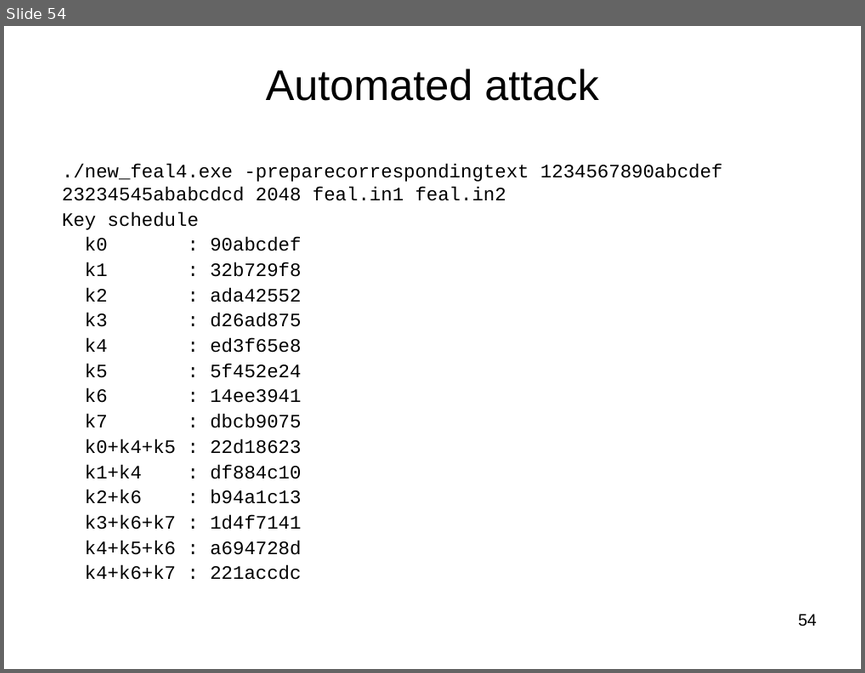
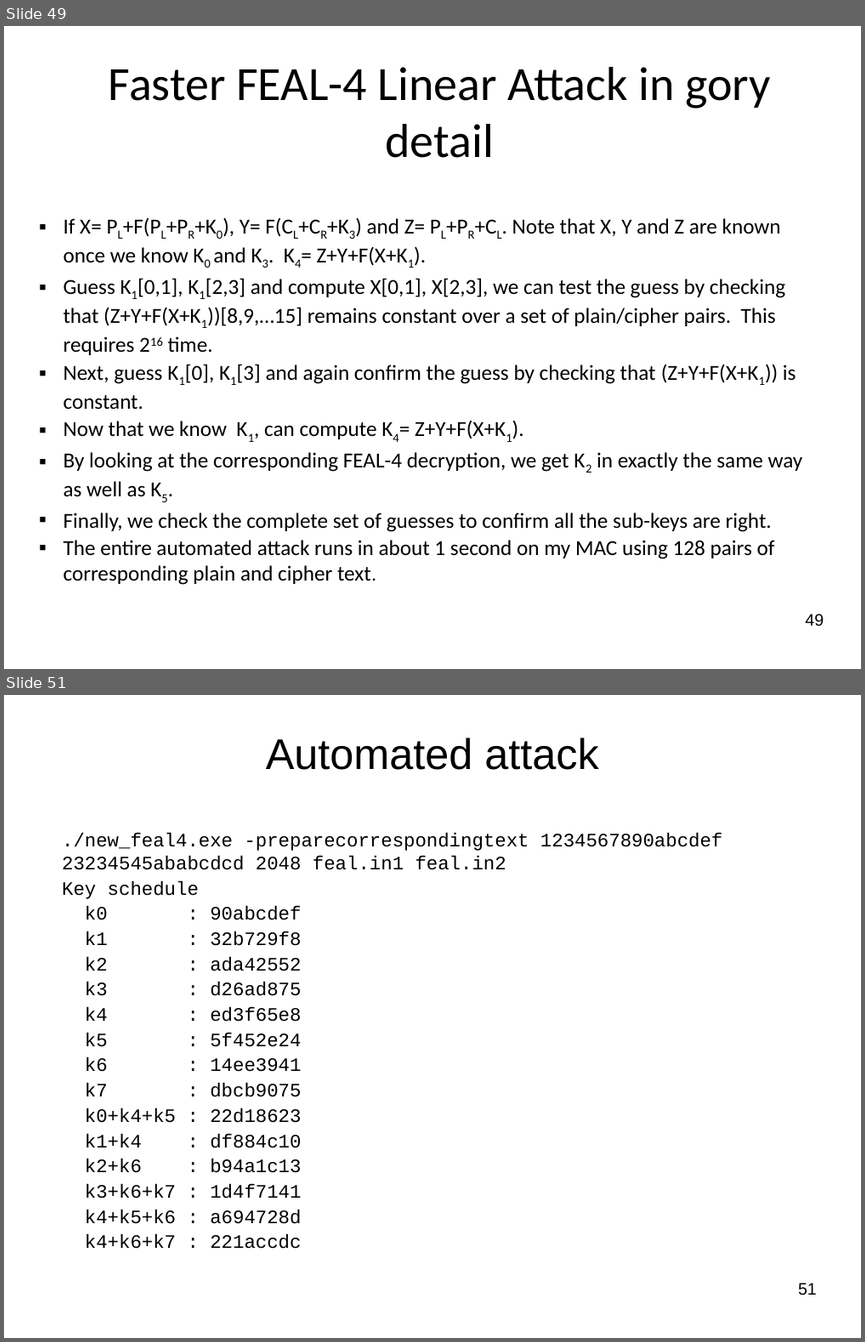
Before and after one commit to jlmucb/class_notes, a slide deck: BerkeleyClass/CS290Spring2013/Lectures/Cryptoclass4.pptx. Shown one above the other, each under a label of ours: slide 54 before the commit, slides 49 and 51 after it; the slides between them are not shown. The pictures are 865x673 and 865x1342 pixels, drawn with LibreOffice and Linux fonts; fonts in the diff are those of the drawing. Boxes give left, top, right and bottom in pixels: in the first picture for what was removed or moved away, otherwise in the second. Text is boxed around its words. In the diff, an @@ line names an element or a change of style, - is before the commit and + after.

Commit message:
Improved FEAL discussion

```diff
--- a/BerkeleyClass/CS290Spring2013/Lectures/Cryptoclass4.pptx
+++ b/BerkeleyClass/CS290Spring2013/Lectures/Cryptoclass4.pptx
@@ slide 49 added at (4,26,861,669), background #FFFFFF @@
@@ title added at (109,67,771,158), 40 pt, text #000000 @@
+Faster FEAL-4 Linear Attack in gory detail
@@ text added at (64,218,803,584), 18 pt, text #000000 @@
+  ▪ If X= PL+F(PL+PR+K0), Y= F(CL+CR+K3) and Z= PL+PR+CL. Note that X, Y and Z are known once we know K0 and K3. K4= Z+Y+F(X+K1).
+  ▪ Guess K1[0,1], K1[2,3] and compute X[0,1], X[2,3], we can test the guess by checking that (Z+Y+F(X+K1))[8,9,…15] remains constant over a set of plain/cipher pairs. This requires 216 time.
+  ▪ Next, guess K1[0], K1[3] and again confirm the guess by checking that (Z+Y+F(X+K1)) is constant.
+  ▪ Now that we know K1, can compute K4= Z+Y+F(X+K1).
+  ▪ By looking at the corresponding FEAL-4 decryption, we get K2 in exactly the same way as well as K5.
+  ▪ Finally, we check the complete set of guesses to confirm all the sub-keys are right.
+  ▪ The entire automated attack runs in about 1 second on my MAC using 128 pairs of corresponding plain and cipher text.
@@ page number added at (805,613,823,626), 14 pt, text #000000 @@
+49
@@ what was slide 54 is now slide 51 @@
@@ page number at (798,1282,817,1295): text changed @@
-54
+51
```
Also in this commit, not shown: 18 slides changed, 4 other slides added, 4 slides removed.
